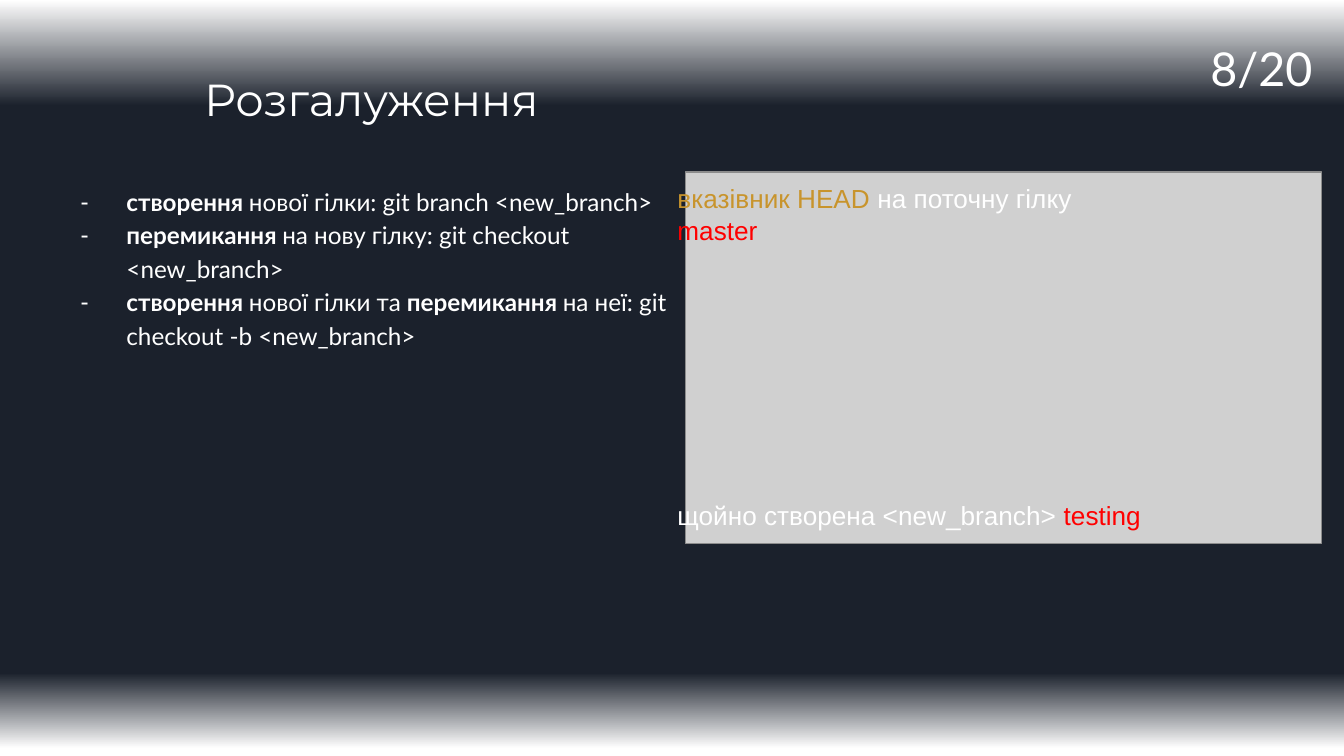
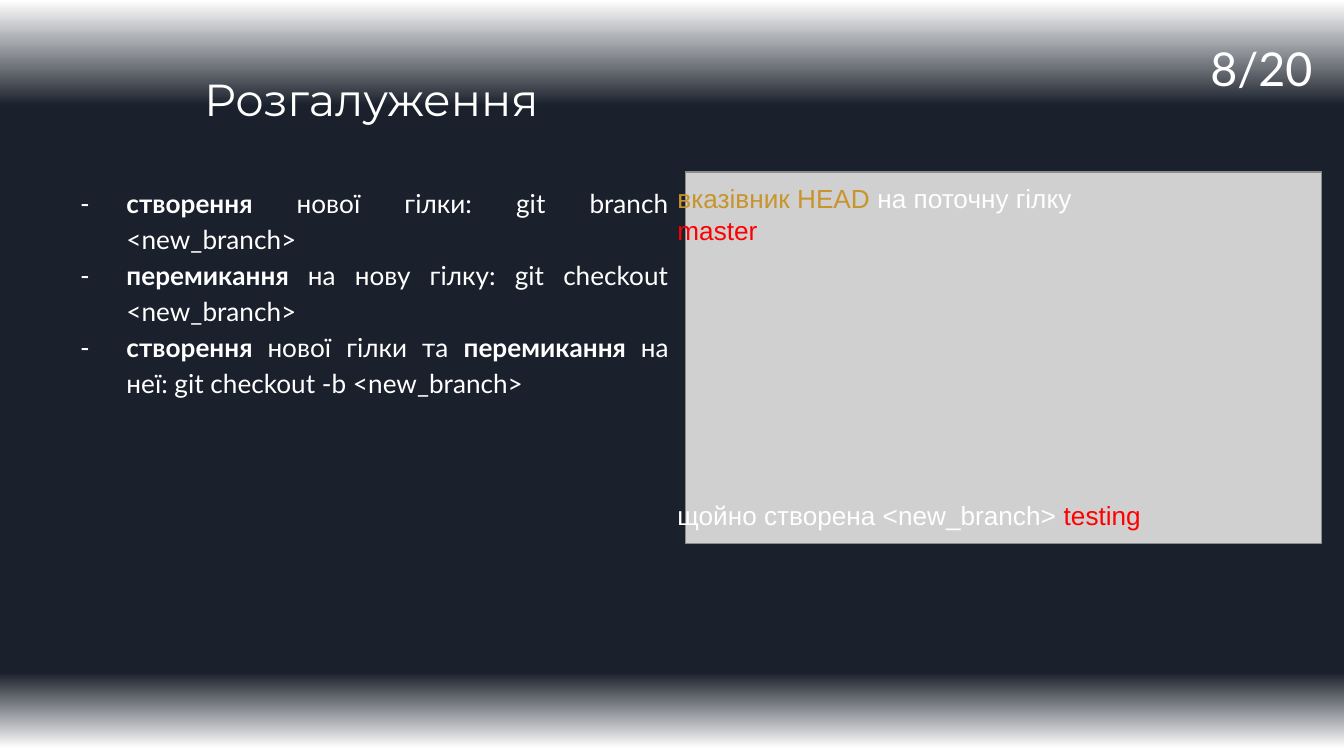
Before and after one commit to ValueOverStatic/IT-carrer-Seminars, a slide deck: slide 8 of Seminar1_Github_v02.pptx. Drawn at 1344x756 pixels with LibreOffice and Linux fonts; fonts in the diff are those of the drawing; grey boxes stand for pictures. Boxes give left, top, right and bottom in pixels: in the first picture for what was removed or moved away, otherwise in the second. Text is boxed around its words. In the diff, an @@ line names an element or a change of style, - is before the commit and + after.

```diff
--- a/Seminar1_Github_v02.pptx
+++ b/Seminar1_Github_v02.pptx
@@ text "створення нової гілки: git branch ..." at <box>126,193,669,398</box>: size 13 to 14 pt; alignment left to justified @@
```
Also in this commit, not shown: 9 other slides changed, 1 slide added.
